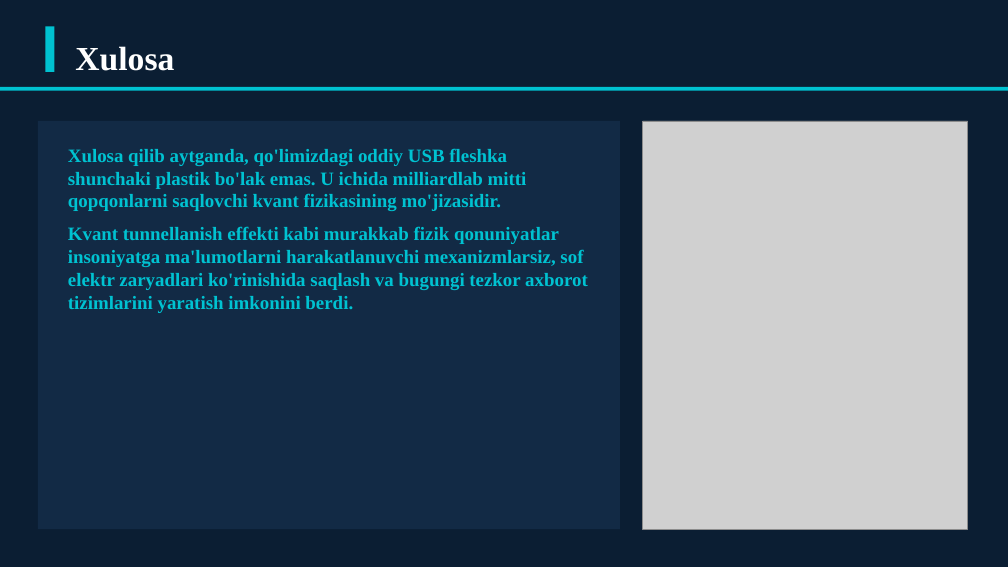
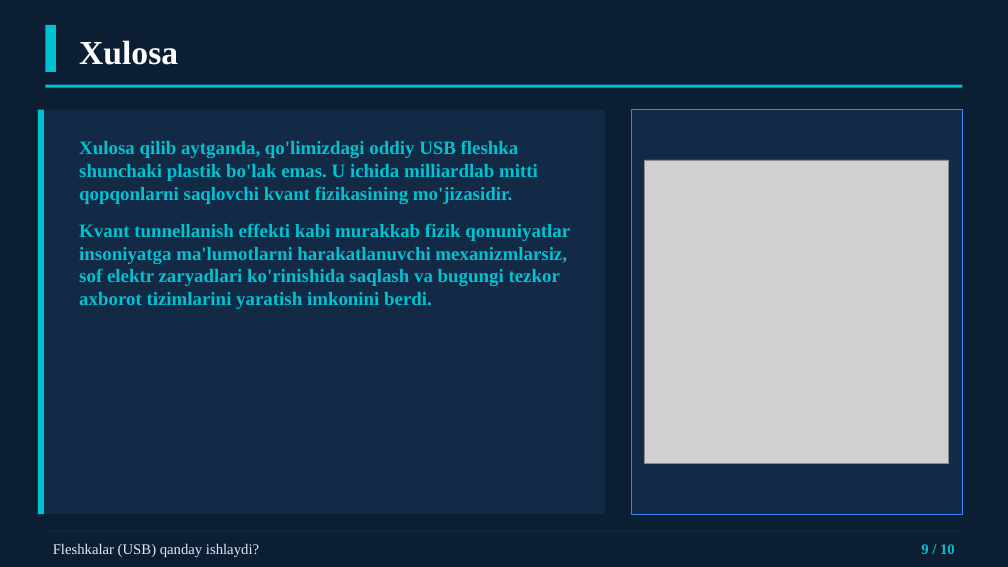
Before and after one commit to dasturland/kerak_taqdimot, a slide deck: slide 9 of fleshka_usb_taqdimot.pptx. Drawn at 1008x567 pixels with LibreOffice and Linux fonts; fonts in the diff are those of the drawing; grey boxes stand for pictures. Boxes give left, top, right and bottom in pixels: in the first picture for what was removed or moved away, otherwise in the second. Text is boxed around its words. In the diff, an @@ line names an element or a change of style, - is before the commit and + after.

```diff
--- a/fleshka_usb_taqdimot.pptx
+++ b/fleshka_usb_taqdimot.pptx
@@ text "Xulosa": place and size @@
-text "Xulosa" at (75, 46, 174, 71)
+text "Xulosa" at (79, 40, 178, 65)
@@ rectangle: place and size @@
-rectangle at (0, 87, 1008, 91)
+rectangle at (45, 85, 963, 88)
@@ rectangle: place and size @@
-rectangle at (38, 121, 620, 529)
+rectangle at (38, 110, 605, 514)
@@ rectangle added at (38, 110, 44, 514), fill #00C2D1 @@
@@ rectangle added at (631, 110, 963, 514), fill #122A45, outline #3B82F6 1 pt @@
@@ text "Xulosa qilib aytganda, qo'limizdagi oddiy ...": place and size @@
-text "Xulosa qilib aytganda, qo'limizdagi oddiy ..." at (68, 148, 588, 313)
+text "Xulosa qilib aytganda, qo'limizdagi oddiy ..." at (79, 140, 570, 309)
@@ text "Xulosa qilib aytganda, qo'limizdagi oddiy ..." at (79, 140, 570, 309): more space between paragraphs @@
@@ picture: place and size @@
-picture at (643, 121, 968, 529)
+picture at (645, 160, 949, 464)
@@ rectangle added at (45, 531, 963, 532), fill #122A45 @@
@@ text added at (53, 543, 259, 557), 14 pt, text #E2E8F0 @@
+Fleshkalar (USB) qanday ishlaydi?
@@ text added at (921, 544, 955, 554), 14 pt, text #00C2D1, bold @@
+9 / 10
```
Also in this commit, not shown: 9 other slides changed, 4 other files.
